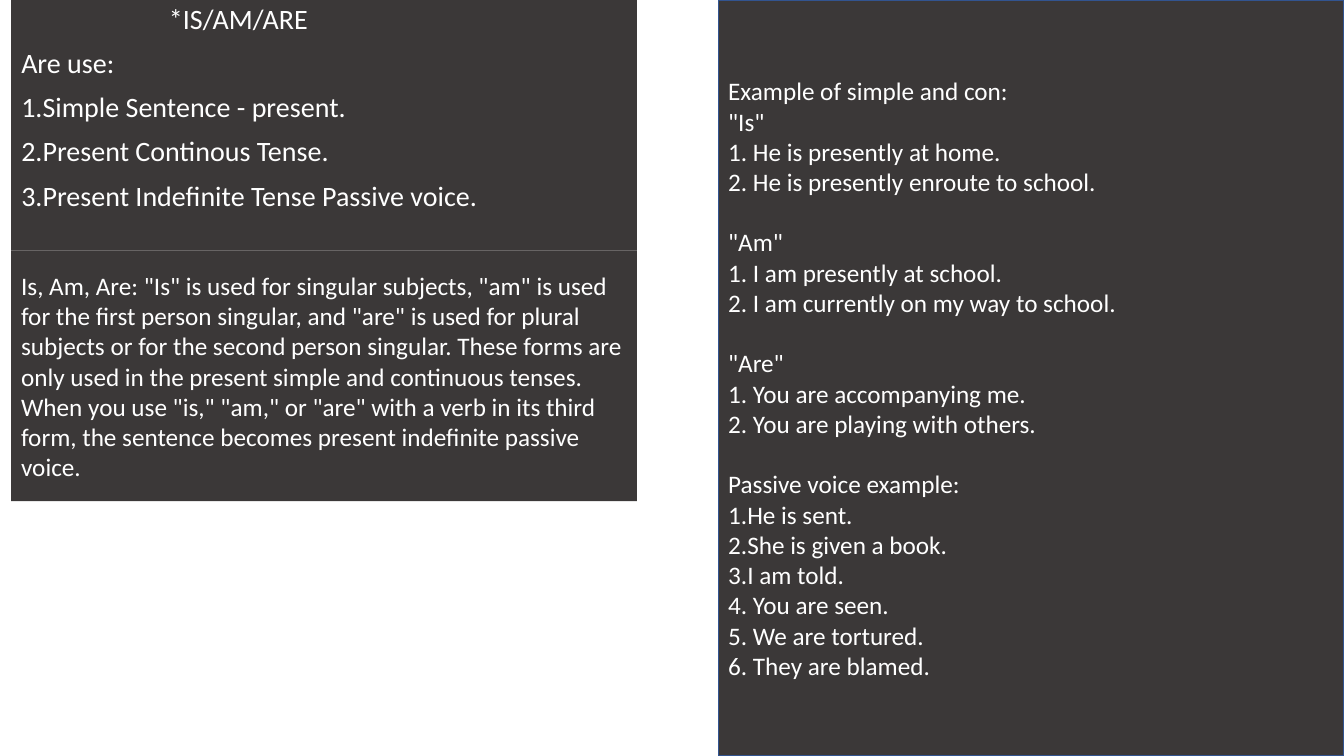
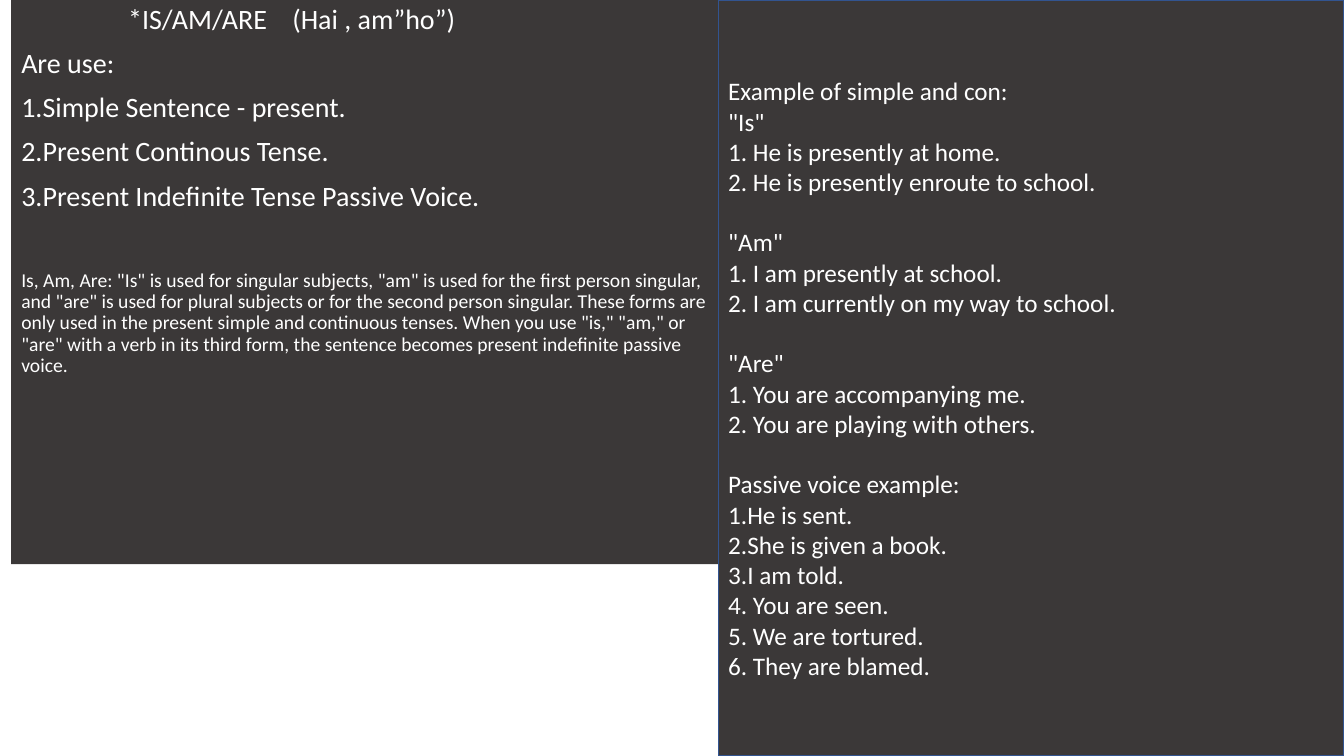
Before and after one commit to JanHamas/English_C, a slide deck: slide 4 of ENG GRAMMER.pptx (slide 3 before the commit). Drawn at 1344x756 pixels with LibreOffice and Linux fonts; fonts in the diff are those of the drawing. Boxes give left, top, right and bottom in pixels: in the first picture for what was removed or moved away, otherwise in the second. Text is boxed around its words. In the diff, an @@ line names an element or a change of style, - is before the commit and + after.

```diff
--- a/ENG GRAMMER.pptx
+++ b/ENG GRAMMER.pptx
@@ text "*IS/AM/ARE (Hai , am”ho”)": place and size @@
-text "*IS/AM/ARE (Hai , am”ho”)" at (11, 0, 637, 251)
+text "*IS/AM/ARE (Hai , am”ho”)" at (11, 0, 718, 565)
@@ text at (128, 9, 455, 33): text changed @@
-*IS/AM/ARE
+*IS/AM/ARE (Hai , am”ho”)
@@ text at (21, 186, 706, 372): text changed; size 20 to 14 pt @@
-3.Present Indefinite Tense Passive voice.
+3.Present Indefinite Tense Passive Voice.
+Is, Am, Are: "Is" is used for singular subjects, "am" is used for the first person singular, and "are" is used for plural subjects or for the second person singular. These forms are only used in the present simple and continuous tenses. When you use "is," "am," or "are" with a verb in its third form, the sentence becomes present indefinite passive voice.
@@ rectangle removed at (11, 251, 637, 502) @@
-Is, Am, Are: "Is" is used for singular subjects, "am" is used for the first person singular, and "are" is used for plural subjects or for the second person singular. These forms are only used in the present simple and continuous tenses. When you use "is," "am," or "are" with a verb in its third form, the sentence becomes present indefinite passive voice.
```
Also in this commit, not shown: 1 other slide changed, 14 slides added, 12 slides removed, 19 other files.
